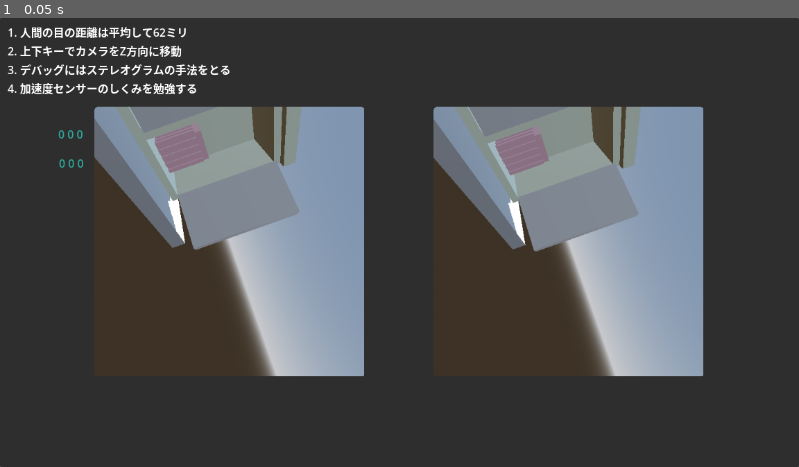
Above: before the commit, frame 1.
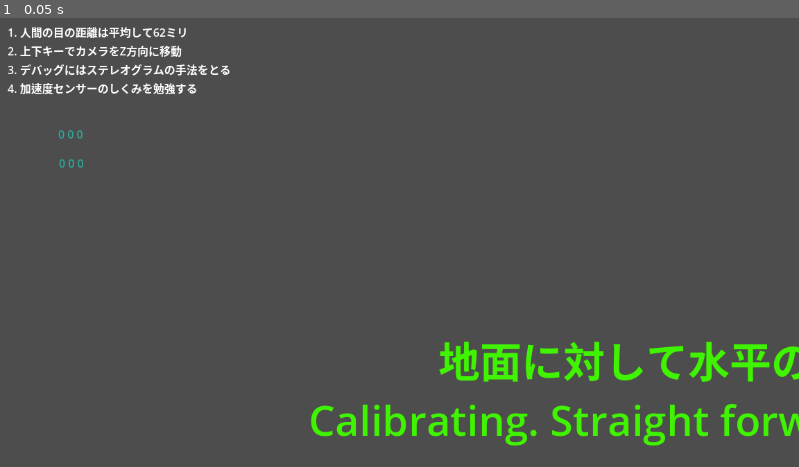
Above: after the commit, the same moment.

Repository: takuya-jazeera/VR_Godot_Jikken
Game: Godot game, scene res://Scenes/PostRender.tscn
Two runs of this game, one before a commit and one after it. Both use one fixed random seed, a clock stepped at 60 frames per second and the inputs below.
Inputs:
- Up to frame 1 (0.05 s): no input

The runs differ from the first frame. In frame 1, 98% of the frame differs, in the area x 0-100%, y 0-100%.

Commit message:
calibration 1

Diff:
--- a/Scenes/PostRender.tscn
+++ b/Scenes/PostRender.tscn
@@ -12,6 +12,11 @@
 
 [sub_resource type="LabelSettings" id="LabelSettings_h1nx1"]
 font_color = Color(0.184314, 0.658824, 0.611765, 1)
+
+[sub_resource type="LabelSettings" id="LabelSettings_l7x7i"]
+line_spacing = 1.0
+font_size = 60
+font_color = Color(0.25098, 0.952941, 0, 1)
 
 [node name="PostRender" type="Node2D"]
 script = ExtResource("1_x02kn")
@@ -65,4 +70,15 @@
 offset_bottom = 41.0
 label_settings = SubResource("LabelSettings_h1nx1")
 
+[node name="cal" type="Label" parent="."]
+offset_left = 440.0
+offset_top = 449.0
+offset_right = 1964.0
+offset_bottom = 614.0
+text = "地面に対して水平の方向を向いてください
+Calibrating. Straight forward parallel to the horizon. "
+label_settings = SubResource("LabelSettings_l7x7i")
+horizontal_alignment = 1
+vertical_alignment = 1
+
 [connection signal="draw" from="." to="." method="_on_draw"]
--- a/Scripts/PostRender.gd
+++ b/Scripts/PostRender.gd
@@ -11,11 +11,14 @@
 var phi = 0.0
 var psi = 0.0
 var cameras = []
+var bIsCalibrating = true
 
 # Called when the node enters the scene tree for the first time.
 func _ready():
 	cameras.append($Main/Camera/ViewL/CL)
 	cameras.append($Main/Camera/ViewR/CR)
+
+	panel.hide()
 	pass
 
 
@@ -23,21 +26,30 @@
 # Called every frame. 'delta' is the elapsed time since the previous frame.
 func _process(delta):
 	var grav = Input.get_gravity()
+	var gyro = Input.get_gyroscope()
 	debug_label.text = str(grav.x)  + " " + str(grav.y) + " " + str(grav.z)
-	var gyro = Input.get_gyroscope()
 	debug_gyro.text = str(gyro.x) + " " + str(gyro.y) + " " + str(gyro.z)
 	debug_gyro.text = str(gyro.x) + " " + str(gyro.y) + " " + str(gyro.z)
-	theta -= gyro.y * 0.1
-	phi -= gyro.x * 0.1
-	phi = clamp(phi, -PI * .5, PI * .5)
-	psi -= gyro.z * 0.05
 
-	var p = Quaternion(0.0,cos(theta*0.125 + PI * 0.5),0.0,sin(theta*0.125 + PI * 0.5))
-	var q = Quaternion(cos(phi*0.5 + PI * 0.5),0.0,0.0,sin(phi*0.5 + PI *0.5))
-	var r = Quaternion(0.0,0.0,cos(psi * 0.25 + PI * 0.25),sin(psi * 0.5 + PI * 0.5))
+	if bIsCalibrating :
+		$cal.show()
+		if grav.y < -9.6 && abs(grav.x) < 0.02:
+			bIsCalibrating = false
+			$cal.hide()
+			panel.show()
+	else :
+		theta -= gyro.y * 0.1
+		phi -= gyro.x * 0.1
+		phi = clamp(phi, -PI * .5, PI * .5)
+		psi += gyro.z * 0.02
+		psi = clamp(psi, -PI * .5, PI * .5)
 
-	for cam in cameras :
-		cam.quaternion = p * r * q
+		var p = Quaternion(0.0,cos(theta*0.125 + PI * 0.5),0.0,sin(theta*0.125 + PI * 0.5))
+		var q = Quaternion(cos(phi*0.5 + PI * 0.5),0.0,0.0,sin(phi*0.5 + PI *0.5))
+		var r = Quaternion(0.0,0.0,cos(psi * 0.25 + PI * 0.5),sin(psi * 0.25 + PI * 0.5))
+
+		for cam in cameras :
+			cam.quaternion = p * r * q
 
 
 func _on_draw():
Not shown: 1 places in Scenes/PostRender.tscn that only renumber resources
Not shown, changed: VR_Gekijo.apk
Not shown, changed: VR_Gekijo.apk.idsig
